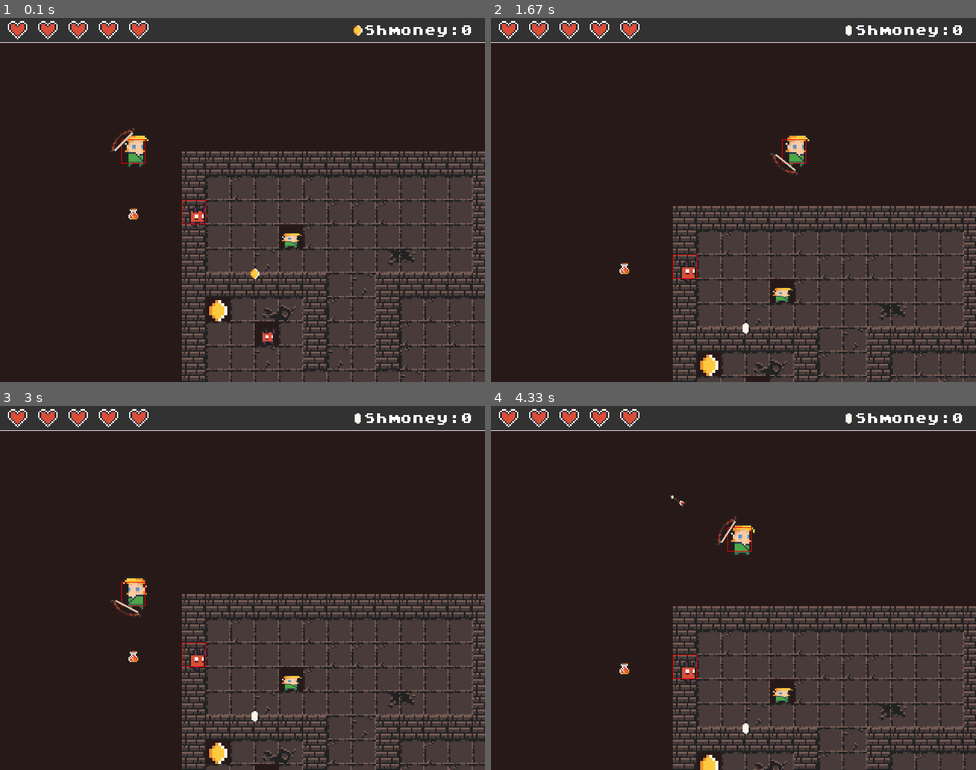
Above: before the commit, frames 1-4 (two rows, left to right).
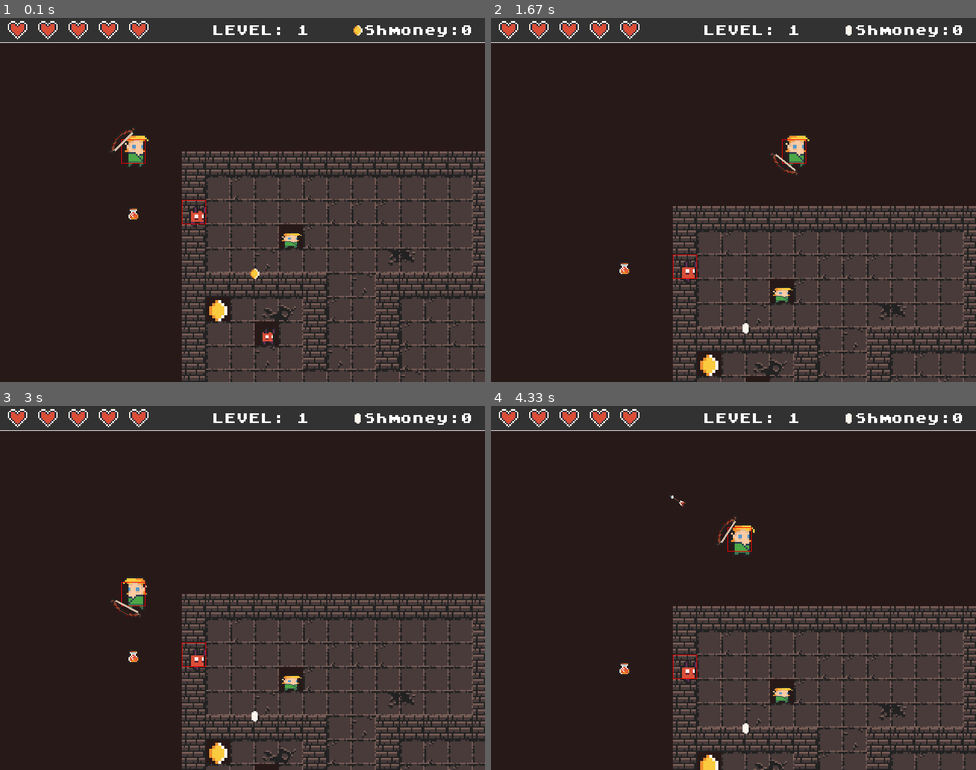
Above: after the commit, the same moments.

Repository: Zakariaelfettahi/Pygame
Game: pygame game, started from main.py
Two runs of this game, one before a commit and one after it. Both use one fixed random seed, a clock stepped at 60 frames per second and the inputs below.
Inputs (mouse positions are in pixels of both pictures, inside the frame that each line leads up to):
- Up to frame 1 (0.1 s): no input
- Up to frame 2 (1.67 s): hold D 0.33-0.8 s; move the mouse to (714, 214) at 0.37 s; hold W 0.83-1.13 s; move the mouse to (888, 189) at 0.87 s; hold D 1.17-1.63 s; move the mouse to (733, 221) at 1.2 s
- Up to frame 3 (3 s): hold A 1.67-2.2 s; move the mouse to (126, 591) at 1.7 s; hold S 2.23-2.53 s; move the mouse to (291, 668) at 2.27 s; hold A 2.57-2.97 s; move the mouse to (92, 675) at 2.6 s
- Up to frame 4 (4.33 s): hold W 3-3.37 s; move the mouse to (806, 460) at 3.03 s; hold D 3.4-4.03 s; move the mouse to (912, 715) at 3.43 s; click (607, 453) at 4.12 s

The runs differ from the first frame. In frame 1, 0.2% of the frame differs, in the area x 44-64%, y 2-5%; in frame 2, 0.2%; in frame 3, 0.2%; in frame 4, 0.2%.

Commit message:
added gitignore

Diff:
--- a/main.py
+++ b/main.py
@@ -104,6 +104,8 @@
         else:
             screen.blit(empty_heart_image, (10+i*50, 0))
 
+    #draw level
+    draw_text("LEVEL: "+ str(level), font, constants.WHITE, constants.SCREEN_WIDTH/2-50 , 10)
     #draw coins
     draw_text(f"Shmoney:{player.coins}", font, constants.WHITE, 600, 10)
 
Not shown, added: .gitignore
